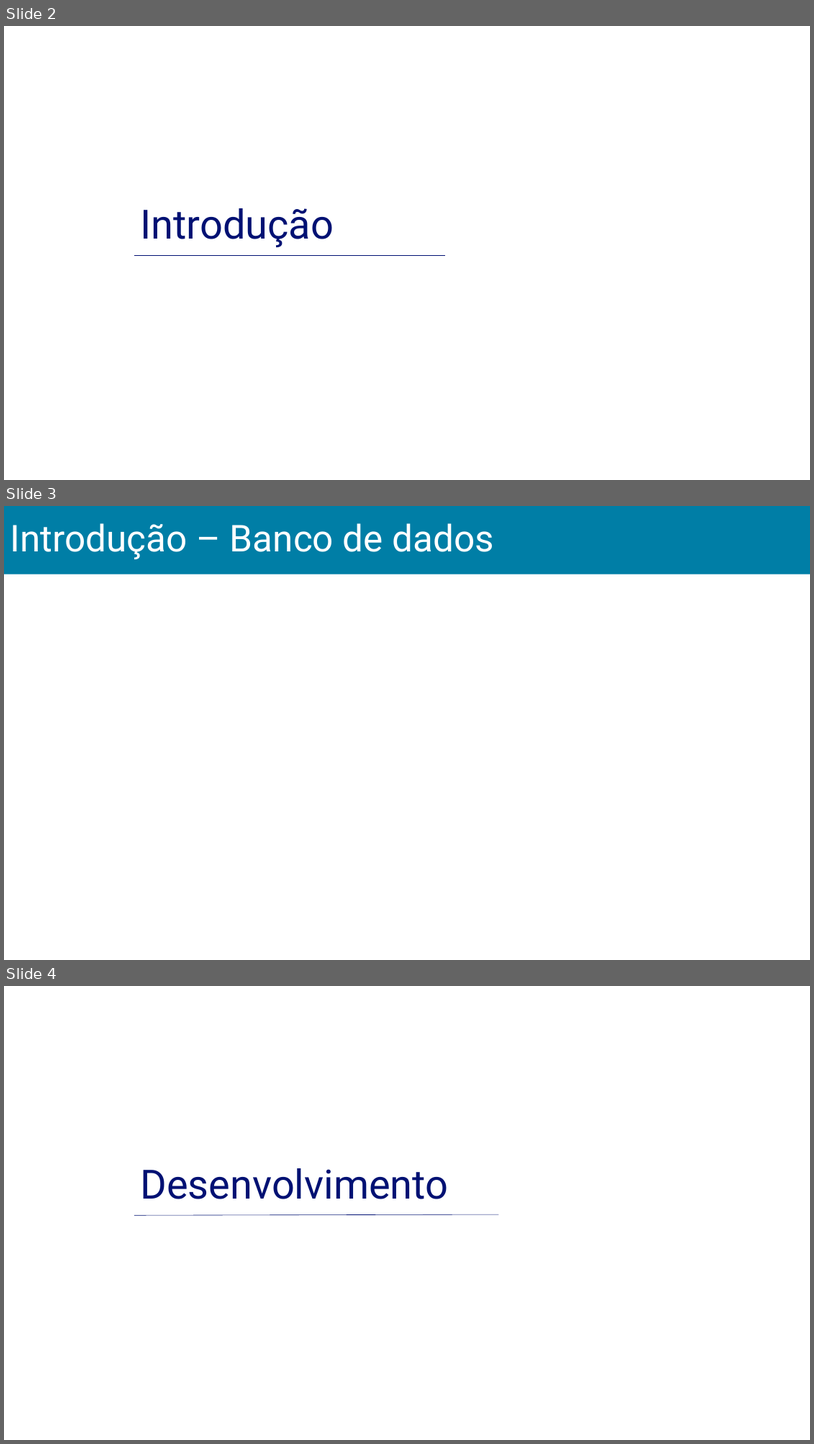
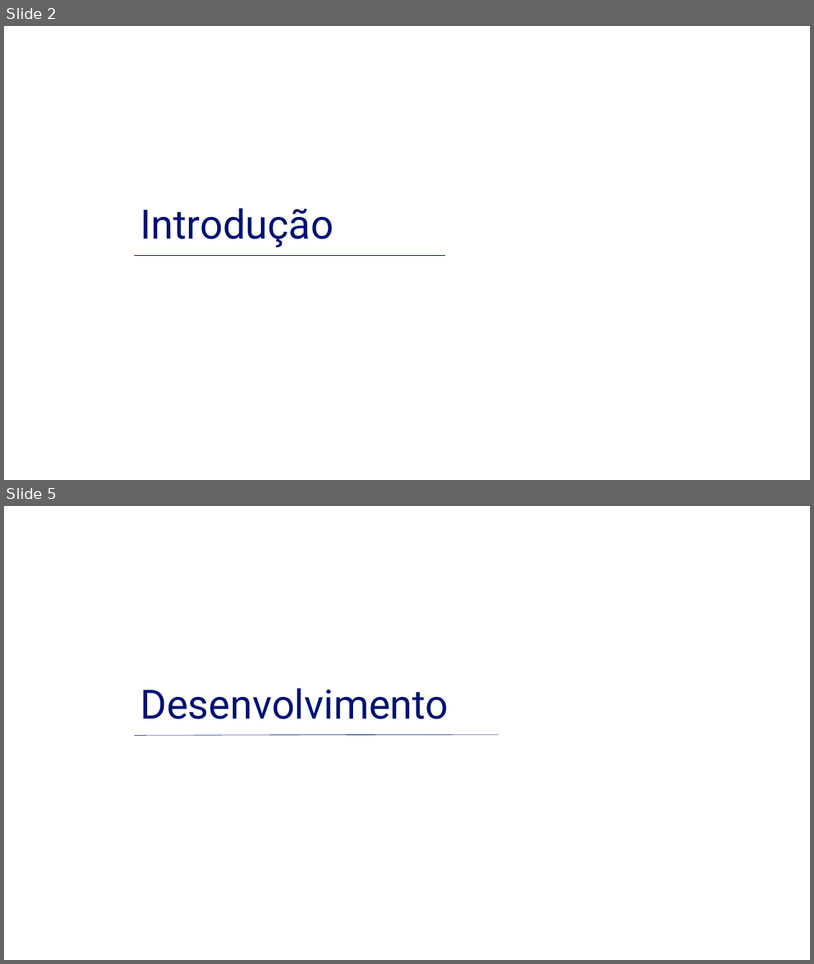
Before and after one commit to thalesrochas/sistema-bancario, a slide deck: Slides/Apresentação_slide.pptx. Shown one above the other, each under a label of ours: slides 2, 3 and 4 before the commit, slides 2 and 5 after it; the slides between them are not shown. The pictures are 814x1444 and 814x964 pixels, drawn with LibreOffice and Linux fonts; fonts in the diff are those of the drawing. Boxes give left, top, right and bottom in pixels: in the first picture for what was removed or moved away, otherwise in the second. Text is boxed around its words. In the diff, an @@ line names an element or a change of style, - is before the commit and + after.

```diff
--- a/Slides/Apresentação_slide.pptx
+++ b/Slides/Apresentação_slide.pptx
@@ slide 3 removed at (4, 506, 810, 960), background #FFFFFF @@
@@ title removed at (4, 506, 810, 574) @@
-Introdução – Banco de dados
@@ what was slide 4 is now slide 5 @@
```
Also in this commit, not shown: 1 slide changed, 2 slides added.
